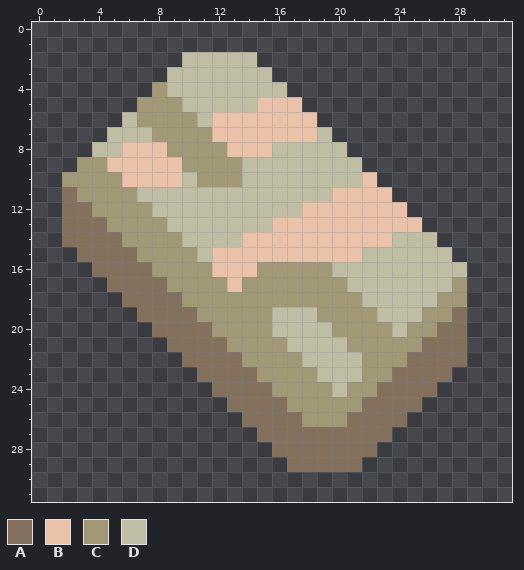
Two states of a pixel-art sprite, sprites/items/cupronickel.png. This is how it looked before the edit.
The file is 32x32 pixels.
Palette (. is transparent): A #83715e  B #eac2a9  C #a19975  D #bfbea5
Pixels before, first column x 2:
 2 ........DDDDD..............
 3 .......DDDDDDD.............
 4 ......CDDDDDDDD............
 5 .....CCCDDDDDBBB...........
 6 ....DCCCCDBBBBBBB..........
 7 ...DDDCCCCBBBBBBBD.........
 8 ..DDBBBCCCCBBBDDDDD........
 9 .CCBBBBBCCCCDDDDDDDD.......
10 CCCCBBBBDCCCDDDDDDDDB......
11 ACCCCDDDDDDDDDDDDDBBBB.....
12 AACCCCDDDDDDDDDDBBBBBBB....
13 AAACCCCDDDDDDDBBBBBBBBBB...
14 AAAACCCCDDDDBBBBBBBBBBDDD..
15 .AAAACCCCDBBBBBBBBBBDDDDDD.
16 ..AAAACCCCBBBCCCCCDDDDDDDDD
17 ...AAAACCCCBCCCCCCCDDDDDDDC
18 ....AAAACCCCCCCCCCCCDDDDDCC
19 .....AAAACCCCCDDDCCCCDDDCCA
20 ......AAAACCCCDDDDCCCCDCCAA
21 .......AAAACCCCDDDDCCCCCAAA
22 ........AAAACCCCDDDDCCCAAAA
23 .........AAAACCCCDDDCCAAAA.
24 ..........AAAACCCCDCCAAAA..
25 ...........AAAACCCCCAAAA...
26 ............AAAACCCAAAA....
27 .............AAAAAAAAA.....
28 ..............AAAAAAA......
29 ...............AAAAA.......
After the commit:
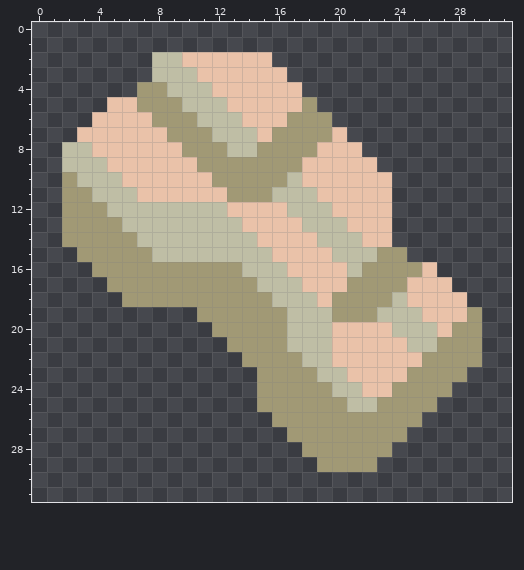
Changes in this commit:
Changed rows in their new state; - is an unchanged pixel.
first column x 2:
 2 ------DDBBBBBB--------------
 3 ------D--BBBBBB-------------
 4 -----C----BBBBBB------------
 5 ---BB------BB---C-----------
 6 --BBBB----DD---CCC----------
 7 -BBBBBB---DDD-CCCCB---------
 8 DDBB---B---DDCCCCBBB--------
 9 DDD-----B---CCCCBBBBB-------
10 -DDD----BB--CCC-BBBB-B------
11 C-DDDBBBBBBCCC---B----------
12 CC-DDD-----BBBB-DD----.-----
13 CCC-DDD-----BB--DDD---..----
14 CCCC-DDD----D----DDD--...---
15 -CCCC-DDD-DDDD----DD-CC...--
16 --CCCC----CCDDDBBBB-CCCCB..-
17 ---CCCC----C-DDDBBBCCCCBBB.-
18 ----CCCC------DDDB--CC-BBBB-
19 -----....-----C--D------BBBC
20 ------....----C---BBBB-DDBCC
21 -------....-------BBBBBDDCCC
22 --------....------BBBBBBCCCC
23 ---------....------BBBBCCCC-
24 ----------...C-----DBBCCCC--
25 -----------..CC----DDCCCC---
26 ------------..CC---CCCCC----
27 -------------..CCCCCCCC-----
28 --------------..CCCCCC------
29 ---------------..CCCC-------
